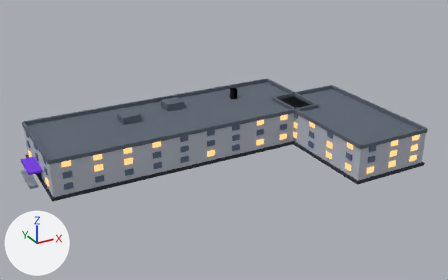
Two versions of the glTF model models/apj-high.glb, one commit apart.
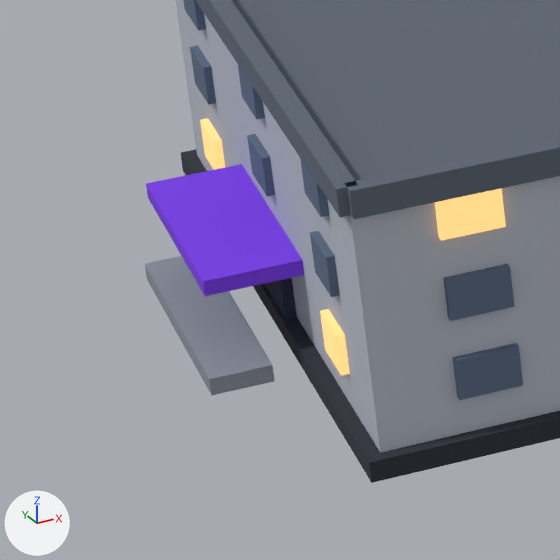
Each version appears first whole from a camera (50 mm lens) standing at (-112.5, -229.7, 113.6) and looking at (1.1, -23.2, 10.3), and next in a close-up on the part from 0% to 18% of the width and 48% to 76% of the height. The lights are fixed; the arrows at lower left show +X, +Y and +Z. The older version's two pictures come first. Vertices at exactly the same position are counted once.

Before the edit, the objects in view are built like this:
```python
me_mesh_0 = bpy.data.meshes.new('Mesh_0')
me_mesh_0.from_pydata(...)  # 1189 vertices, 1782 faces; spans x -75.9..72.8, y -65.8..21.8, z 0.0..19.4
# faces by material slot: [1182, 600]
me_mesh_0.materials.append(mat_matte)
me_mesh_0.materials.append(mat_glow)
ob_mesh_0 = bpy.data.objects.new('Mesh_0', me_mesh_0)
ob_mesh_0.location = (0.0, 0.0, 0.0)
```
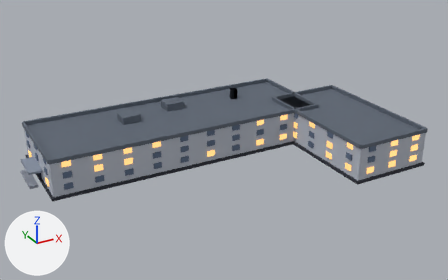
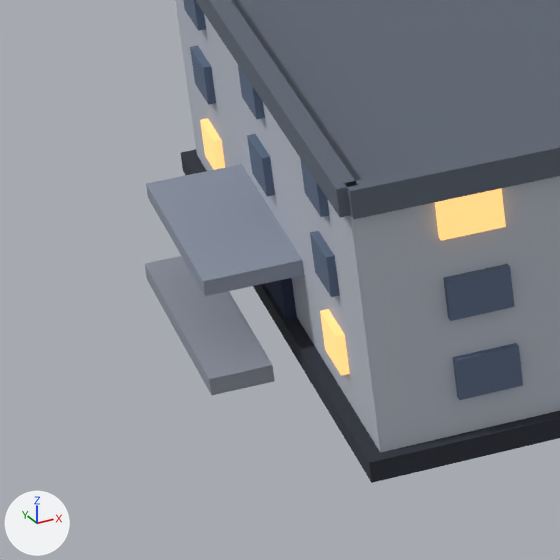
The change, as JSON lines over the scene's bpy script:
```json
{"block": "me_mesh_0", "where": "me_mesh_0.from_pydata(...)  # 1189 vertices, 1782 faces; spans x -75.9..72.8, y -65.8..21.8, z 0.0..19.4"}
{"block": "me_mesh_0", "where": "# used by ob_mesh_0; location = (0.0, 0.0, 0.0)"}
{"block": "me_mesh_0", "change": "me_mesh_0 part 1: 24 faces centred in x -75.3..0.2, y -7.0..17.0, z 5.4..6.3 are repainted in the vertex colours; the middle colour goes from purple #7c3aed to grey #8a93a3"}
```

What differs and where, as boxes [x1, y1, x2, y2] in the close-ups (560 x 560 px):
```json
{"part": 1, "of": "me_mesh_0", "change": "recoloured", "before": [146, 164, 304, 296], "after": [146, 164, 304, 296], "on screen": "purple to grey"}
```
